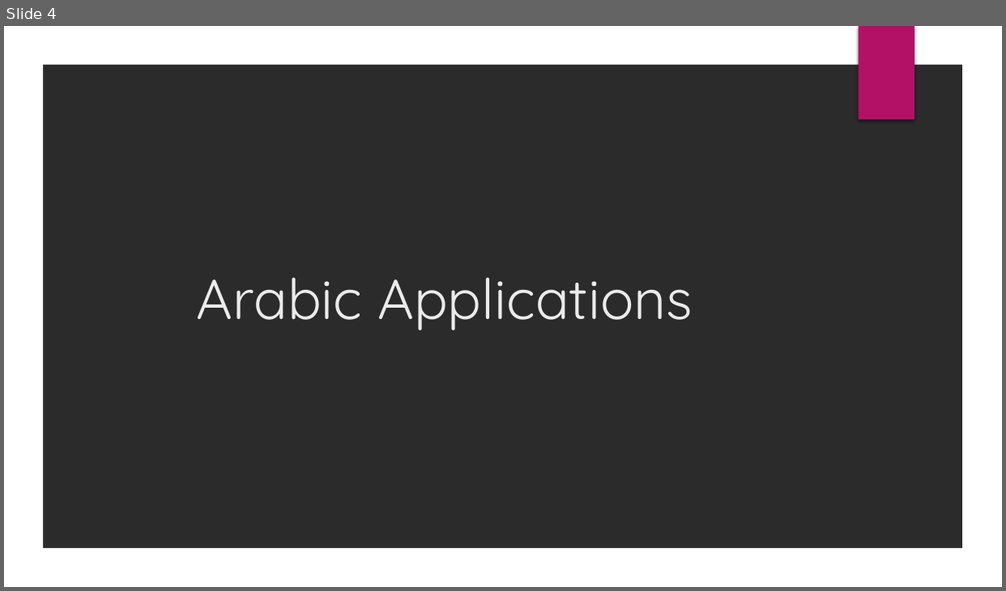
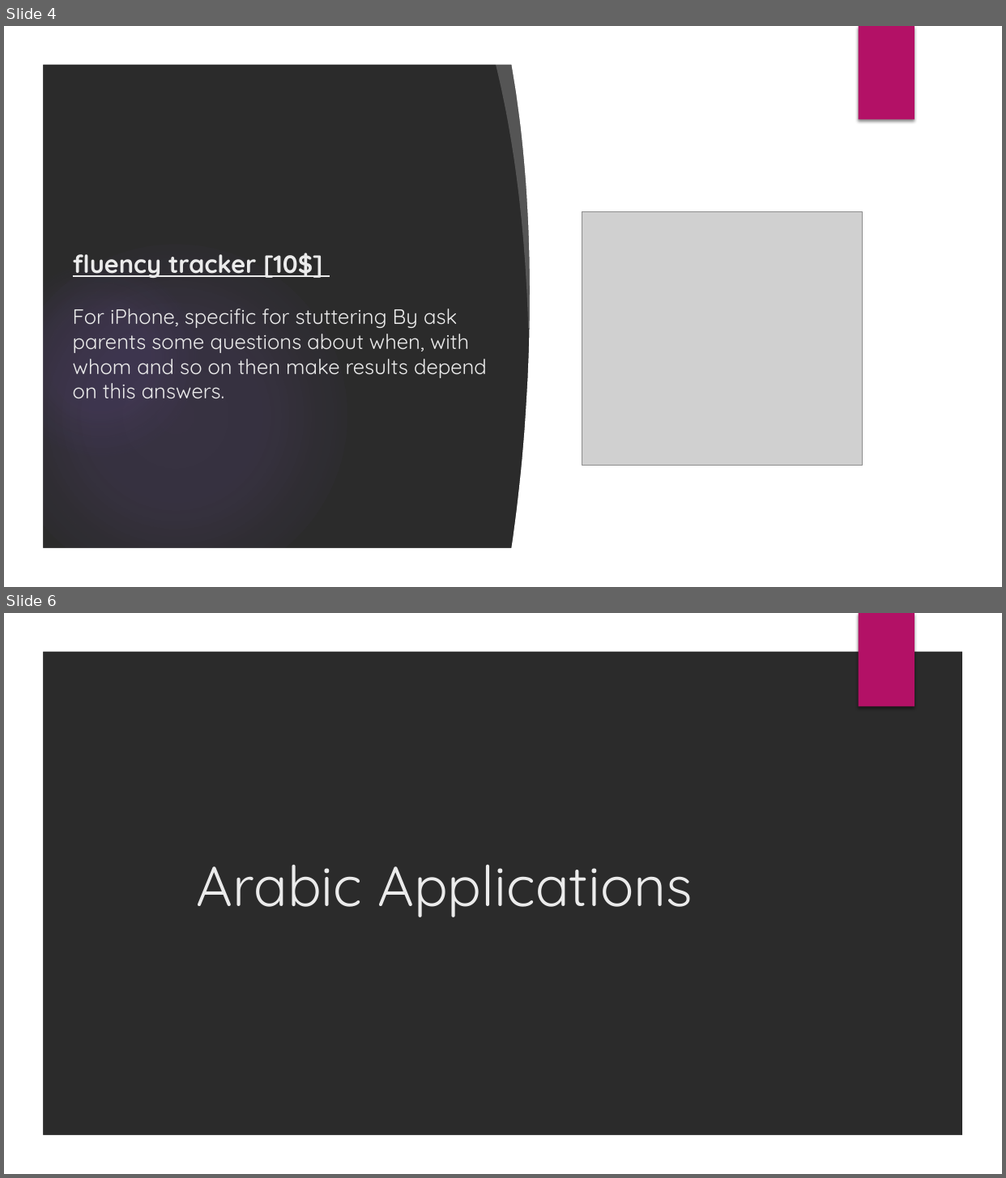
Before and after one commit to Mariumashraf/GP, a slide deck: Gp.pptx. Shown one above the other, each under a label of ours: slide 4 before the commit, slides 4 and 6 after it; the slides between them are not shown. The pictures are 1006x591 and 1006x1178 pixels, drawn with LibreOffice and Linux fonts; fonts in the diff are those of the drawing; grey boxes stand for pictures; background and template pictures are left out; a plain dark background stands for a picture behind light text. Boxes give left, top, right and bottom in pixels: in the first picture for what was removed or moved away, otherwise in the second. Text is boxed around its words. In the diff, an @@ line names an element or a change of style, - is before the commit and + after.

```diff
--- a/Gp.pptx
+++ b/Gp.pptx
@@ slide 4 added at box(4, 26, 1002, 587), background picture (left out); not listed: 2 template elements that a slide beside it also shows @@
@@ group added at box(4, 27, 967, 587): 4 ellipses, 2 freeform shapes, 1 rectangle @@
@@ picture added at box(582, 212, 863, 466) @@
@@ title added at box(73, 253, 487, 399), 20 pt, text #EBEBEB @@
+fluency tracker [10$]
+For iPhone, specific for stuttering By ask parents some questions about when, with whom and so on then make results depend on this answers.
@@ what was slide 4 is now slide 6 @@
```
Also in this commit, not shown: 3 slides changed, 2 other slides added, 1 slide removed.
